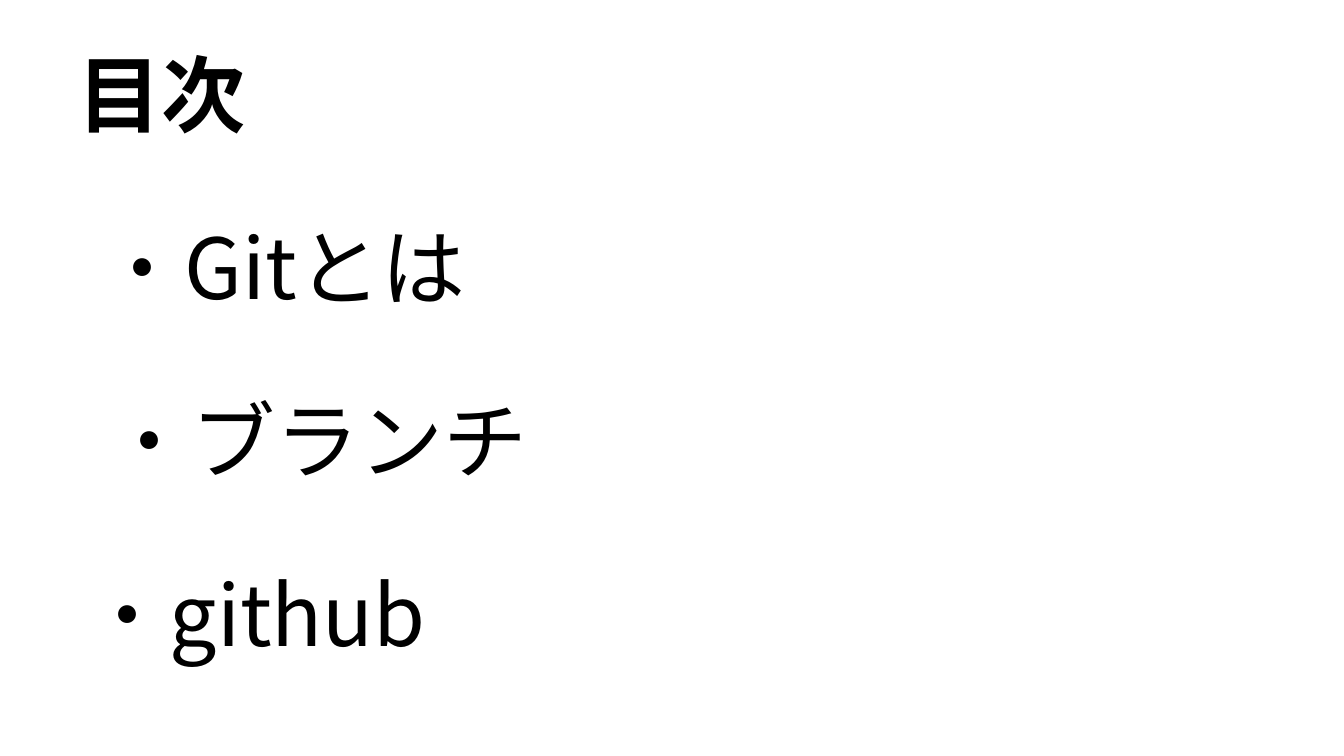
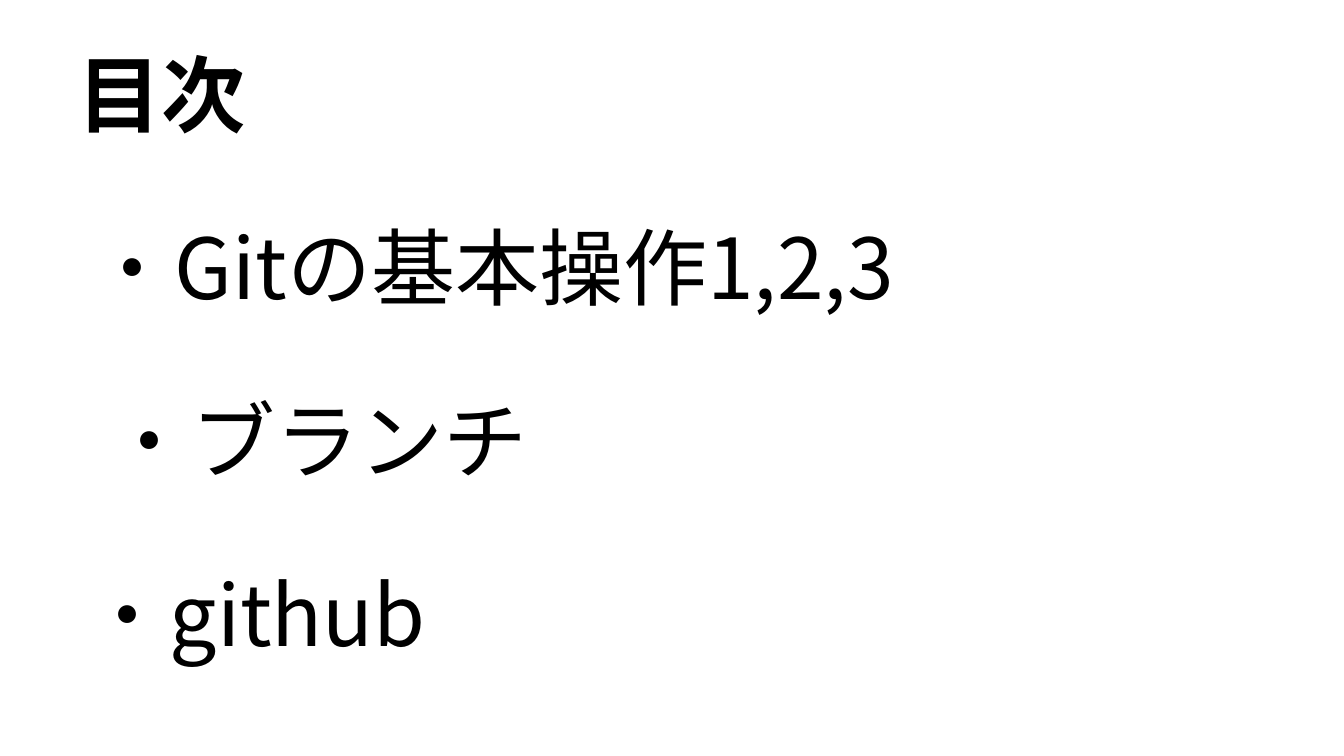
Before and after one commit to syalpon/master, a slide deck: slide 2 of git.pptx. Drawn at 1344x756 pixels with LibreOffice and Linux fonts; fonts in the diff are those of the drawing. Boxes give left, top, right and bottom in pixels: in the first picture for what was removed or moved away, otherwise in the second. Text is boxed around its words. In the diff, an @@ line names an element or a change of style, - is before the commit and + after.

```diff
--- a/git.pptx
+++ b/git.pptx
@@ text at [91,228,894,315]: text changed @@
-・Gitとは
+・Gitの基本操作1,2,3
```
Also in this commit, not shown: 2 other slides changed, 3 slides added.
